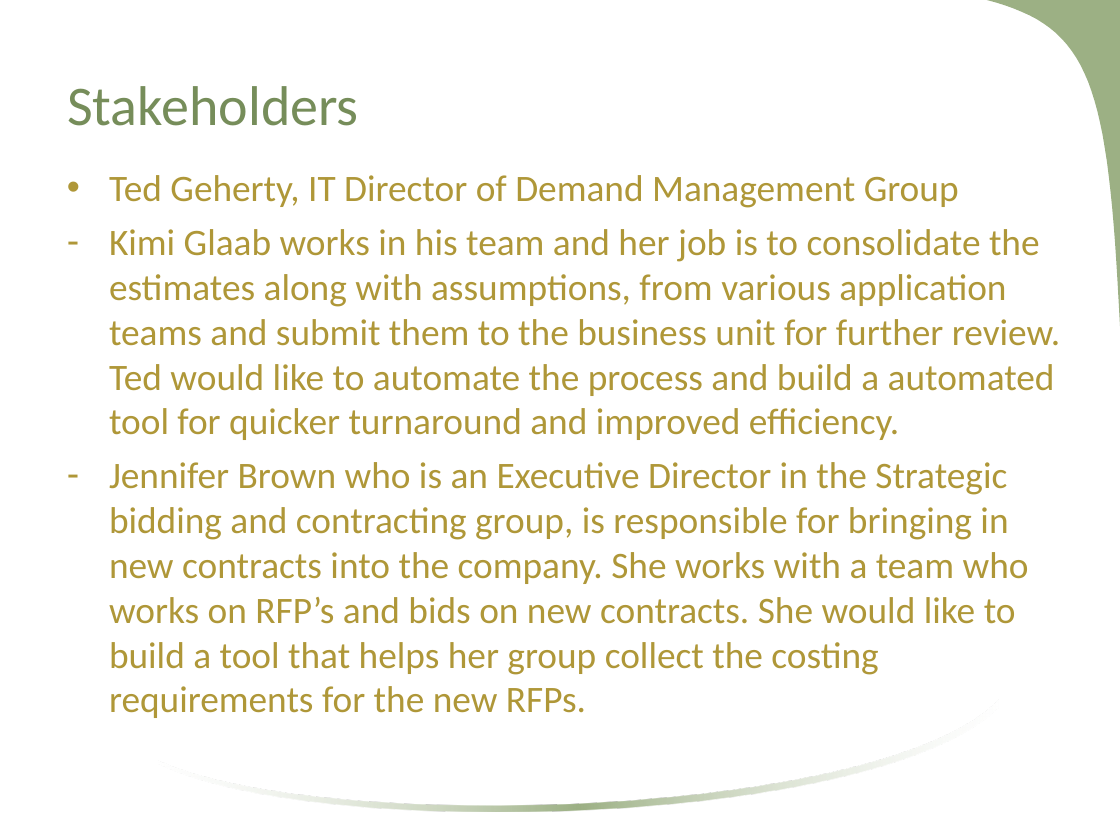
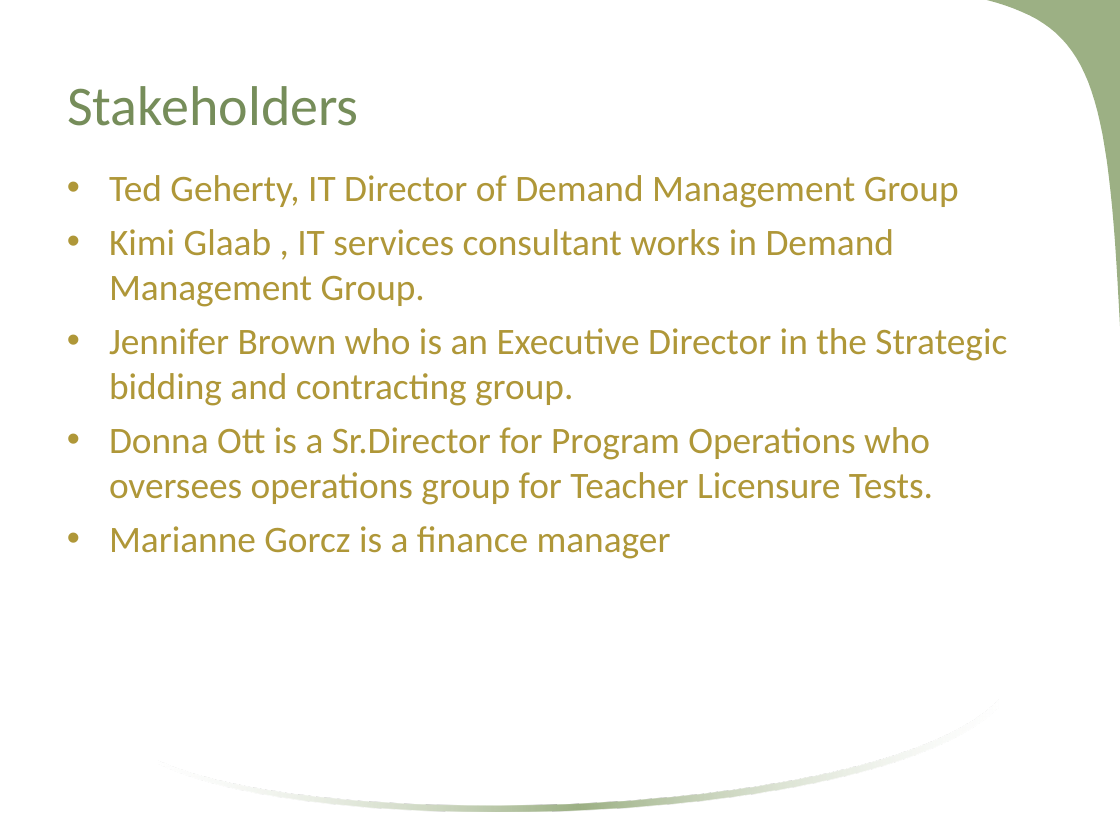
Before and after one commit to kamranzameer/agileFinalProject, a slide deck: slide 5 of docs/WorkPackage Management -Project Proposal.ppt. Drawn at 1120x840 pixels with LibreOffice and Linux fonts; fonts in the diff are those of the drawing; background and template pictures are left out. Boxes give left, top, right and bottom in pixels: in the first picture for what was removed or moved away, otherwise in the second. Text is boxed around its words. In the diff, an @@ line names an element or a change of style, - is before the commit and + after.

Commit message:
updated presentation as per team's feedback

```diff
--- a/docs/WorkPackage Management -Project Proposal.ppt
+++ b/docs/WorkPackage Management -Project Proposal.ppt
@@ text at (109,229,1007,559): text changed @@
-– Kimi Glaab works in his team and her job is to consolidate the estimates along with assumptions, from various application teams and submit them to the business unit for further review. Ted would like to automate the process and build a automated tool for quicker turnaround and improved efficiency.
-– Jennifer Brown who is an Executive Director in the Strategic bidding and contracting group, is responsible for bringing in new contracts into the company. She works with a team who works on RFP’s and bids on new contracts. She would like to build a tool that helps her group collect the costing requirements for the new RFPs.
+• Kimi Glaab , IT services consultant works in Demand Management Group.
+• Jennifer Brown who is an Executive Director in the Strategic bidding and contracting group.
+• Donna Ott is a Sr.Director for Program Operations who oversees operations group for Teacher Licensure Tests.
+• Marianne Gorcz is a finance manager
```
Also in this commit, not shown: 2 other slides changed, 2 slides added, 5 slides removed.
